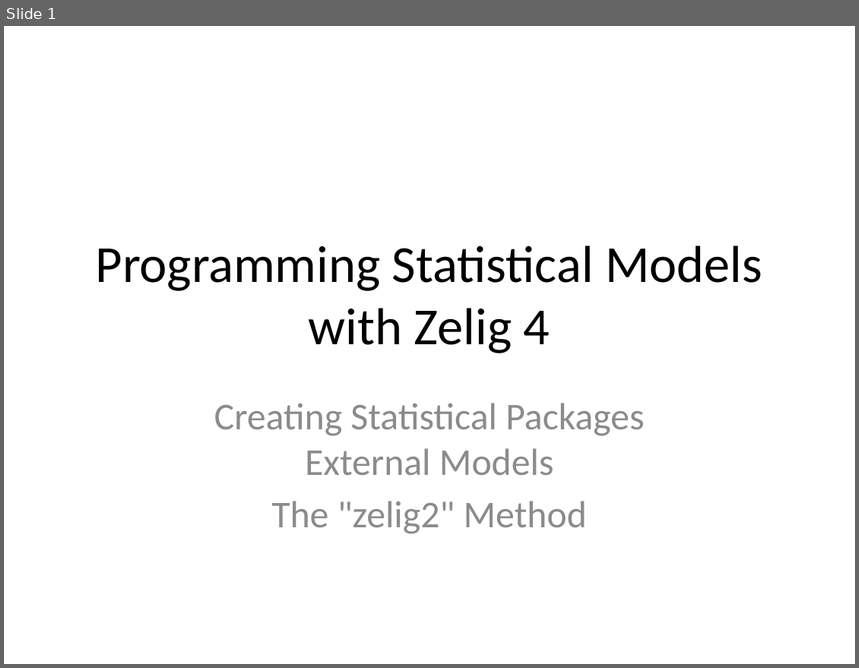
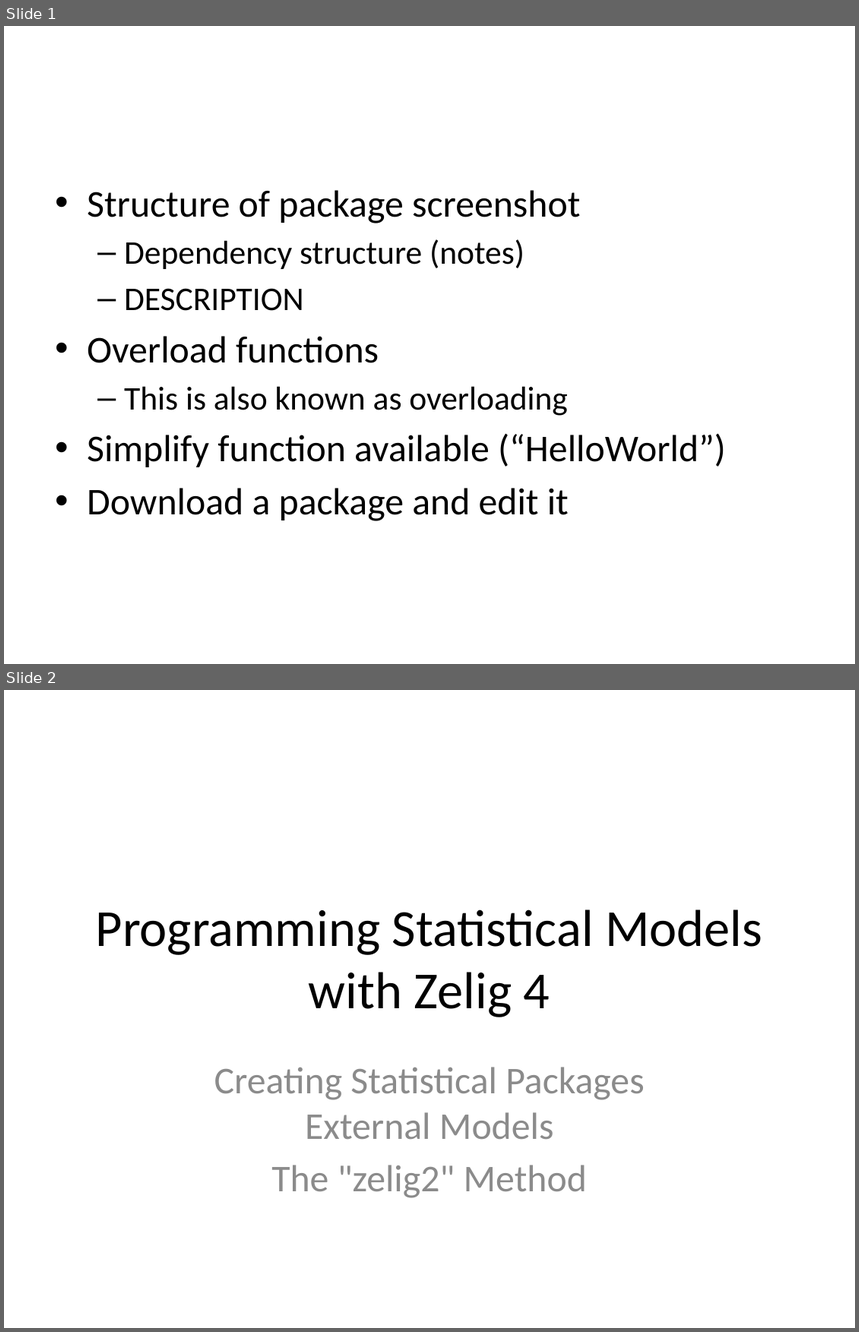
Before and after one commit to IQSS/Zelig4-Documentation, a slide deck: January-Class/Zelig_1_regressions.pptx. Shown one above the other, each under a label of ours: slide 1 before the commit, slides 1 and 2 after it. The pictures are 859x668 and 859x1332 pixels, drawn with LibreOffice and Linux fonts; fonts in the diff are those of the drawing. Boxes give left, top, right and bottom in pixels: in the first picture for what was removed or moved away, otherwise in the second. Text is boxed around its words. In the diff, an @@ line names an element or a change of style, - is before the commit and + after.

```diff
--- a/January-Class/Zelig_1_regressions.pptx
+++ b/January-Class/Zelig_1_regressions.pptx
@@ slide 1 added at (x1=4, y1=26, x2=855, y2=664), background #FFFFFF @@
@@ text added at (x1=87, y1=190, x2=726, y2=522), 32 pt, text #000000 @@
+• Structure of package screenshot
+  – Dependency structure (notes)
+  – DESCRIPTION
+• Overload functions
+  – This is also known as overloading
+• Simplify function available (“HelloWorld”)
+• Download a package and edit it
@@ what was slide 1 is now slide 2 @@
```
Also in this commit, not shown: 5 slides changed.
